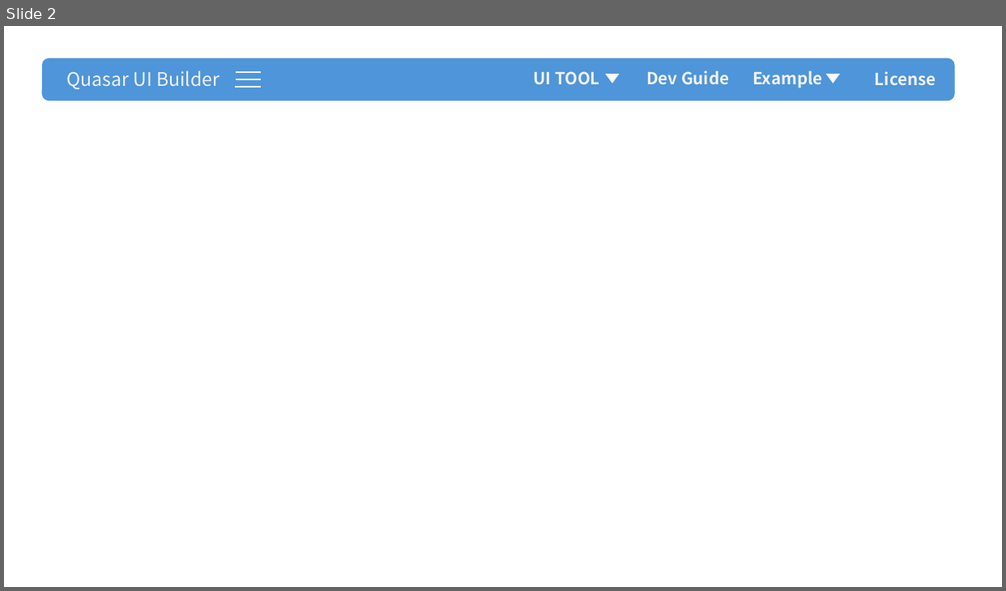
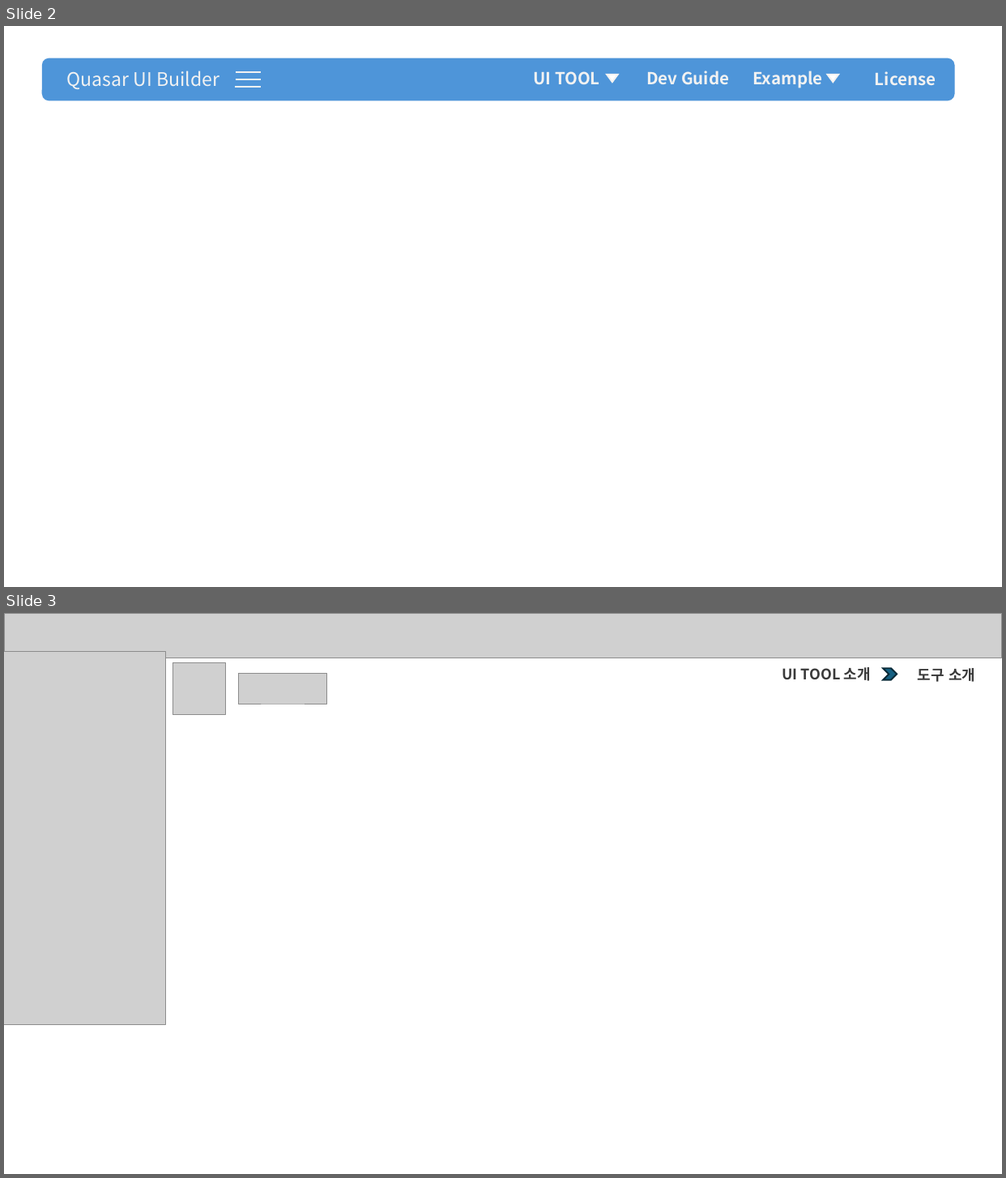
Before and after one commit to ncsysmaster/quasar-ui-tool, a slide deck: docs/newProjectTemplate.pptx. Shown one above the other, each under a label of ours: slide 2 before the commit, slides 2 and 3 after it. The pictures are 1006x591 and 1006x1178 pixels, drawn with LibreOffice and Linux fonts; fonts in the diff are those of the drawing; grey boxes stand for pictures. Boxes give left, top, right and bottom in pixels: in the first picture for what was removed or moved away, otherwise in the second. Text is boxed around its words. In the diff, an @@ line names an element or a change of style, - is before the commit and + after.

```diff
--- a/docs/newProjectTemplate.pptx
+++ b/docs/newProjectTemplate.pptx
@@ slide 3 added at [4, 613, 1002, 1174], background #FFFFFF @@
@@ picture added at [4, 613, 1002, 658] @@
@@ picture added at [4, 651, 166, 1025] @@
@@ picture added at [172, 662, 226, 714] @@
@@ picture added at [239, 674, 326, 704] @@
@@ text added at [782, 667, 871, 681], 14 pt, text #3A3A3A, bold @@
+UI TOOL 소개
@@ chevron added at [883, 668, 897, 679], fill #156082, outline #092A39 1.5 pt @@
@@ text added at [918, 668, 975, 682], 14 pt, text #3A3A3A, bold @@
+도구 소개
```
Also in this commit, not shown: 1 slide removed, 18 other files.
